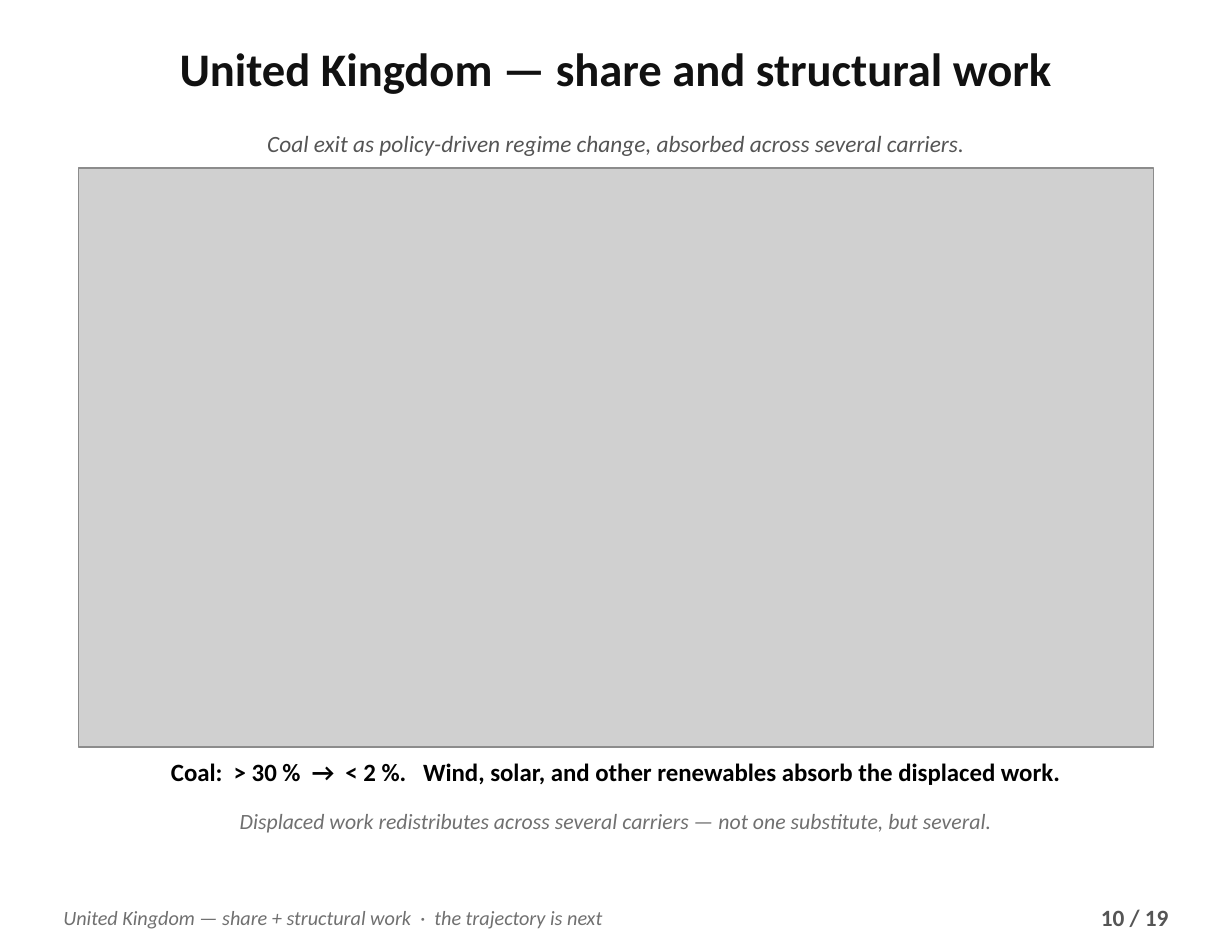
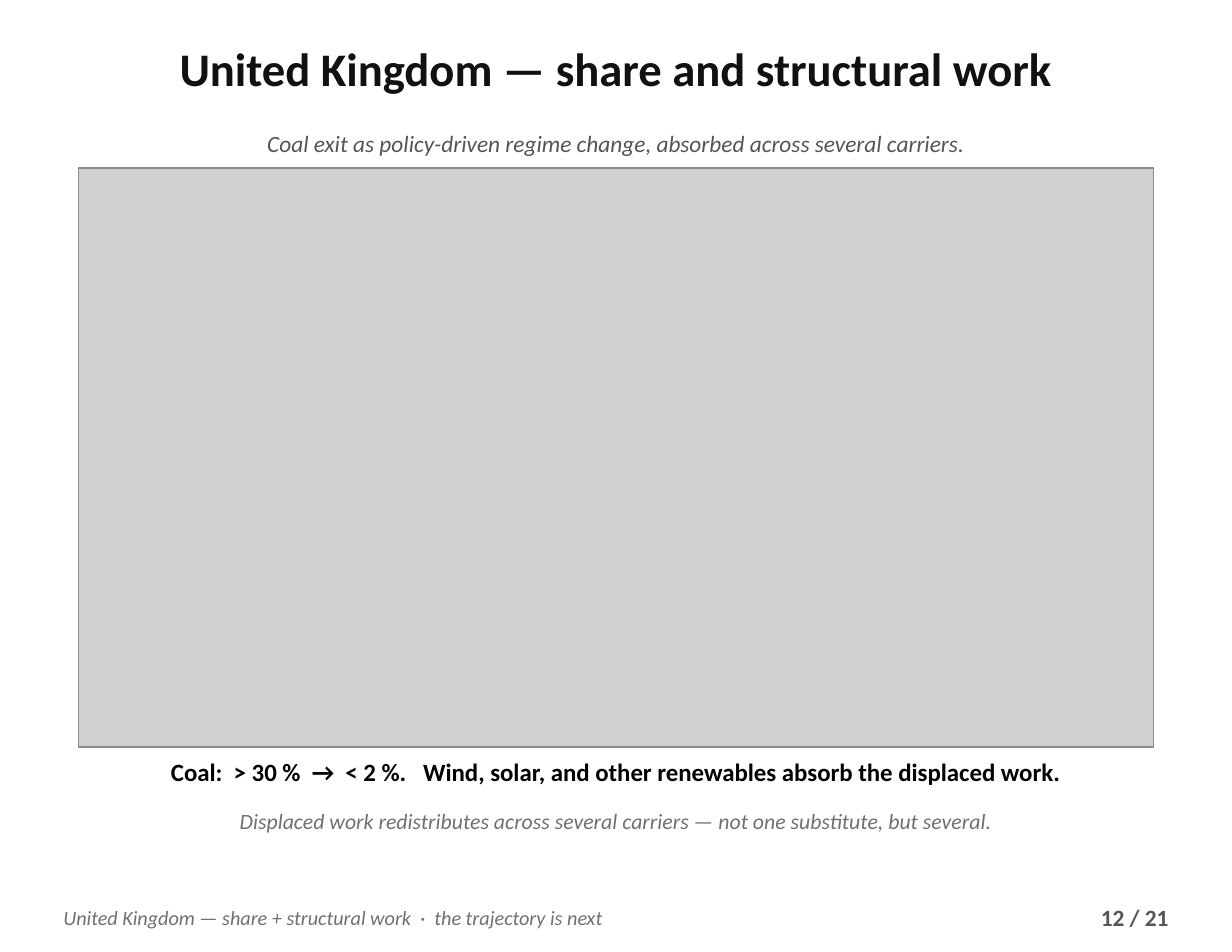
Before and after one commit to PeterHiggins19/higgins-decomposition, a slide deck: slide 12 of CODA-Association/CODAwork2026/data_outputs/CodaWork2026_Presentation_2026-05-27.pptx (slide 10 before the commit). Drawn at 1232x952 pixels with LibreOffice and Linux fonts; fonts in the diff are those of the drawing; grey boxes stand for pictures. Boxes give left, top, right and bottom in pixels: in the first picture for what was removed or moved away, otherwise in the second. Text is boxed around its words. In the diff, an @@ line names an element or a change of style, - is before the commit and + after.

```diff
--- a/CODA-Association/CODAwork2026/data_outputs/CodaWork2026_Presentation_2026-05-27.pptx
+++ b/CODA-Association/CODAwork2026/data_outputs/CodaWork2026_Presentation_2026-05-27.pptx
@@ text at (1101,910,1169,926): text changed @@
-10 / 19
+12 / 21
```
Also in this commit, not shown: 18 other slides changed, 2 slides added, 15 other files.
